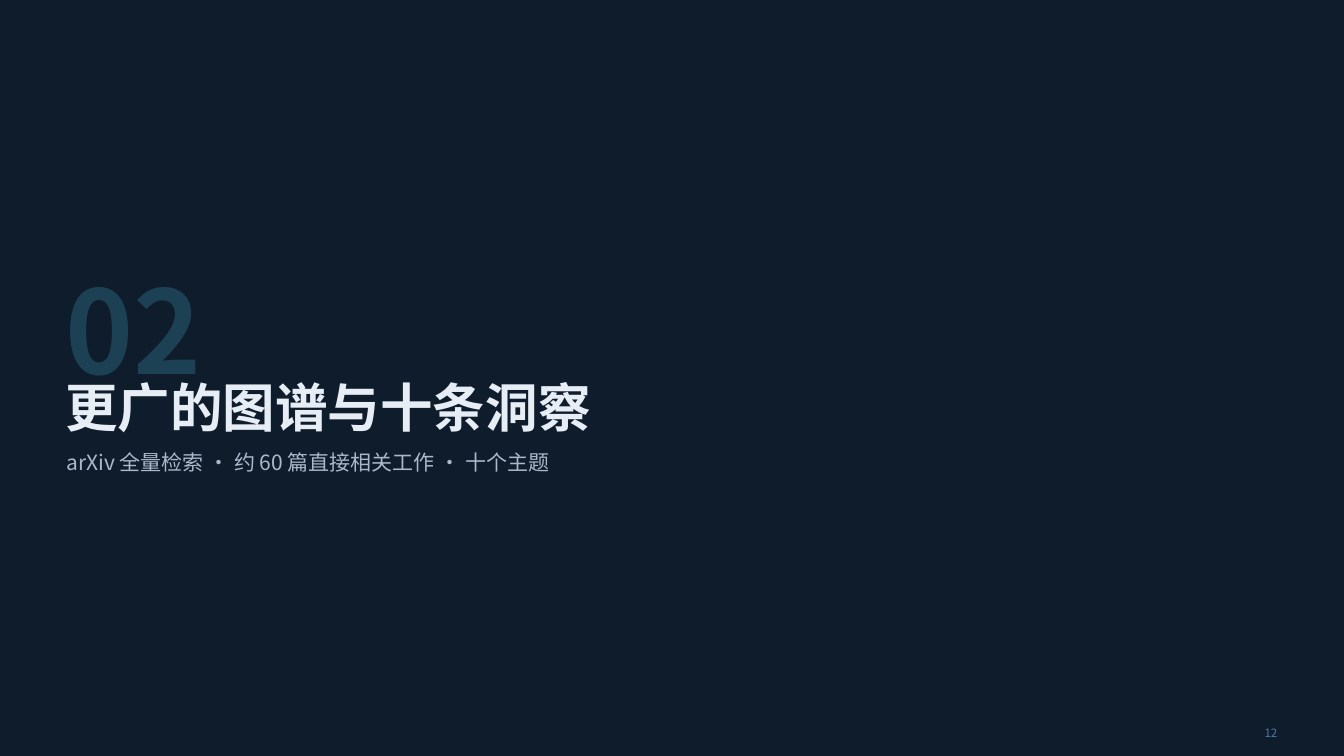
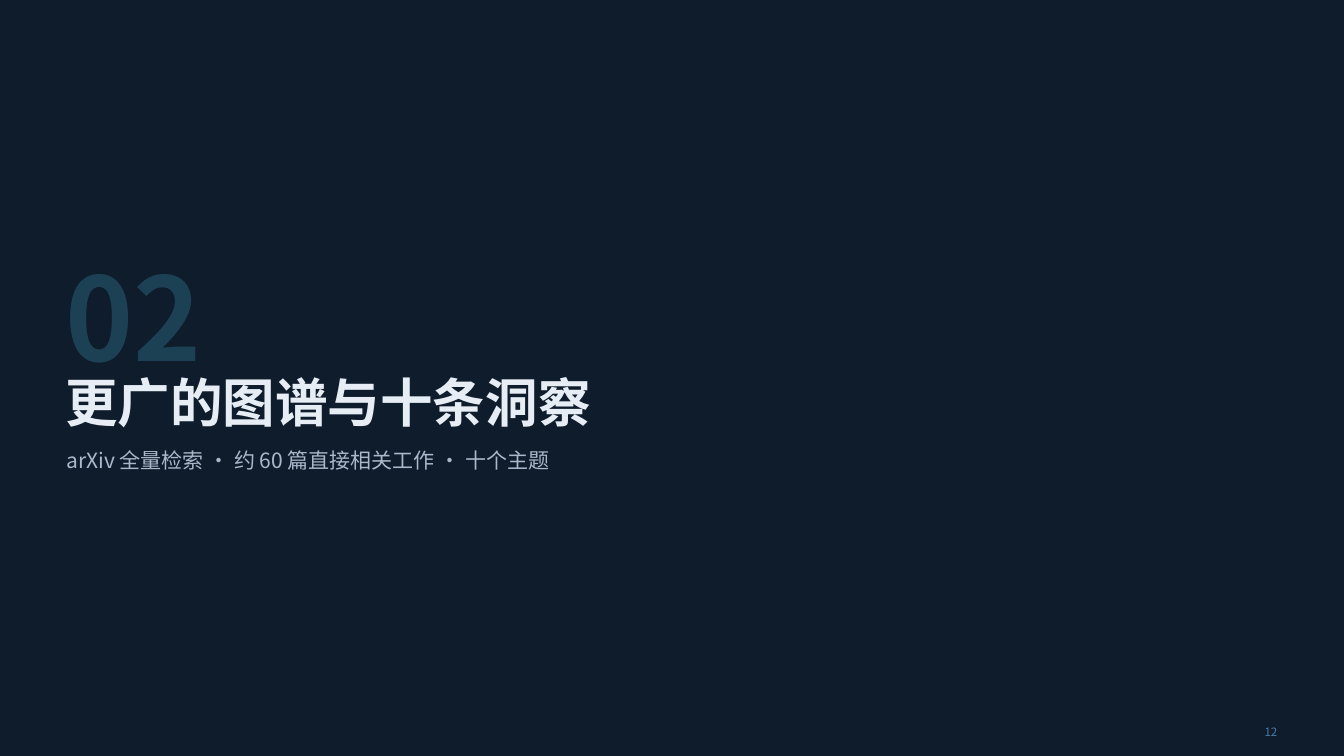
Before and after one commit to asimfish/awesome_loop_transformer, a slide deck: slide 12 of slides/pptx/awesome_loop_transformer_slides_zh.pptx. Drawn at 1344x756 pixels with LibreOffice and Linux fonts; fonts in the diff are those of the drawing. Boxes give left, top, right and bottom in pixels: in the first picture for what was removed or moved away, otherwise in the second. Text is boxed around its words. In the diff, an @@ line names an element or a change of style, - is before the commit and + after.

```diff
--- a/slides/pptx/awesome_loop_transformer_slides_zh.pptx
+++ b/slides/pptx/awesome_loop_transformer_slides_zh.pptx
@@ text "02": place and size @@
-text "02" at [65, 287, 201, 402]
+text "02" at [65, 274, 201, 390]
@@ text "更广的图谱与十条洞察" rewrapped from [65, 374, 590, 432] to [65, 377, 590, 427] @@
```
Also in this commit, not shown: 18 other slides changed, 1 slide added, 26 other files.
